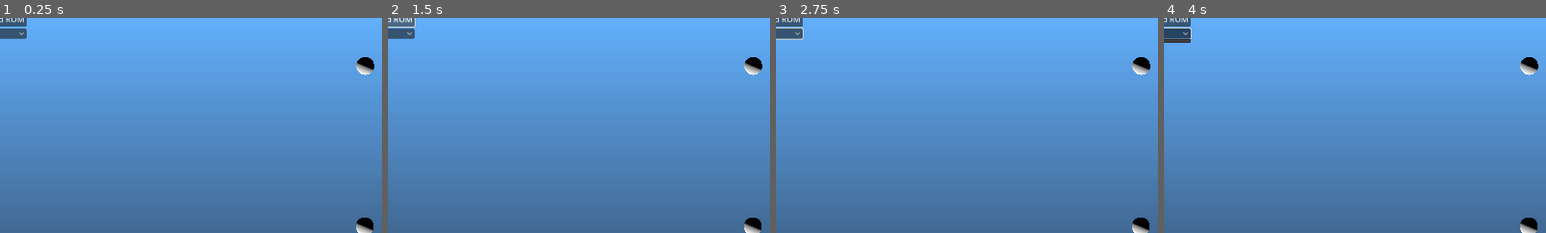
Above: before the commit, frames 1-4 (left to right).
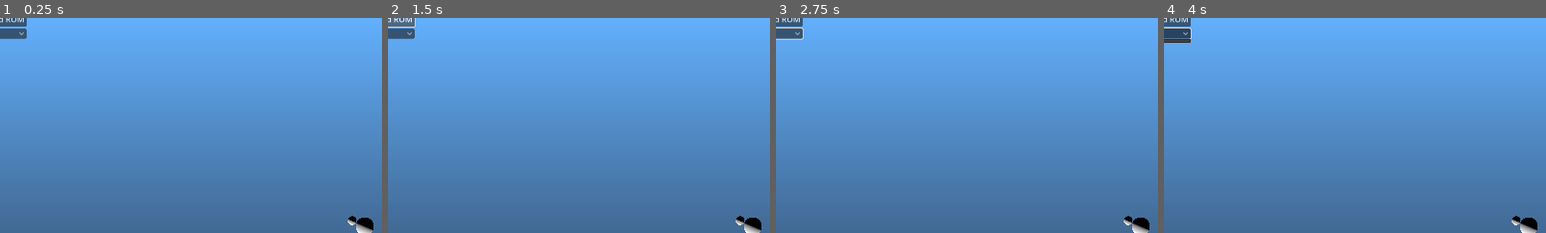
Above: after the commit, the same moments.

Repository: mrgudenheim/TacticsEngineG
Game: Godot game, scene res://src/map_viewer.tscn
The game is run twice, just before and just after one commit, with the same random seed, the same clock (stepped at 60 frames per second) and the same inputs.
Inputs (mouse positions are % of the whole screen's width and height, from its top left):
- Up to frame 1 (0.25 s): no input
- Up to frame 2 (1.5 s): click (3, 5) at 0.5 s; click "Load ROM" at 1.25 s
- Up to frame 3 (2.75 s): move the mouse to (72, 45) at 2.02 s; hold D from 2.03 s (still down); tap Down (camera_down) at 2.1 s; click (72, 45) at 2.17 s
- Up to frame 4 (4 s): release D at 2.75 s; tap Enter (ui_accept) at 2.75, 3.5 s; drag from (30, 55) to (45, 70) at 2.77 s; move the mouse to (60, 28) at 3.52 s; hold D from 3.53 s (still down); tap Right (camera_right) at 3.6 s
The pictures show only the part of the screen within x 2-52%, y 2-52%; the shares and areas given below are measured in that part.

The runs differ from the first frame. In frame 1, 0.4% of the frame differs, in the area x 91-98%, y 18-97%; in frame 2, 0.4%; in frame 3, 0.4%; in frame 4, 0.4%.

Commit message:
fixed map collision by moving out of scaled node and applying scale directly to vertices

Diff:
--- a/src/map_viewer.gd
+++ b/src/map_viewer.gd
@@ -31,18 +31,6 @@
 	rom_reader.rom_loaded.connect(on_rom_loaded)
 	map_dropdown.item_selected.connect(on_map_selected)
 
-	var test_vertices: PackedVector3Array = [
-		Vector3(-50, 0, -50),
-		Vector3(-50, 0, 50),
-		Vector3(50, 0, 50),
-		Vector3(-50, 0, -50),
-		Vector3(50, 0, 50),
-		Vector3(50, 0, -50),
-		]
-	var shape_mesh: ConcavePolygonShape3D = ConcavePolygonShape3D.new()
-	shape_mesh.set_faces(test_vertices)
-	test_collision_shape.shape = shape_mesh
-
 func on_rom_loaded() -> void:
 	push_warning("on rom loaded")
 
@@ -74,7 +62,13 @@
 	texture_viewer.texture = map_data.albedo_texture
 	map_mesh.mesh = map_data.mesh
 	map_mesh.scale = SCALE * Vector3.ONE
-	map_collision_shape.shape.set_faces(map_mesh.mesh.get_faces())
+
+	var shape_mesh: ConcavePolygonShape3D = ConcavePolygonShape3D.new()
+	var vertices: PackedVector3Array = map_mesh.mesh.get_faces().duplicate()
+	for i: int in vertices.size():
+		vertices[i] = vertices[i] * SCALE
+	shape_mesh.set_faces(vertices)
+	map_collision_shape.shape = shape_mesh
 
 	if quad_mirror:
 		map_mesh2.mesh = map_mesh.mesh
@@ -100,7 +94,7 @@
 	push_warning("Map_created")
 
 	push_warning(middle_position)
-	unit.global_position = middle_position + Vector3(0, 1, 0)
+	unit.global_position = middle_position + Vector3(-0.25, 0, 0)
 	unit.linear_velocity = Vector3.ZERO
 
 	unit.freeze = false
--- a/src/map_viewer.tscn
+++ b/src/map_viewer.tscn
@@ -20,12 +20,20 @@
 radius = 0.25
 height = 0.5
 
+[sub_resource type="StandardMaterial3D" id="StandardMaterial3D_h85aw"]
+
+[sub_resource type="CapsuleMesh" id="CapsuleMesh_46deq"]
+material = SubResource("StandardMaterial3D_h85aw")
+radius = 0.25
+height = 0.5
+
 [sub_resource type="StandardMaterial3D" id="StandardMaterial3D_owd5a"]
 
 [sub_resource type="SphereMesh" id="SphereMesh_qc6ji"]
 material = SubResource("StandardMaterial3D_owd5a")
 
 [sub_resource type="ConcavePolygonShape3D" id="ConcavePolygonShape3D_vqavv"]
+backface_collision = true
 
 [sub_resource type="ConcavePolygonShape3D" id="ConcavePolygonShape3D_3wu6a"]
 
@@ -57,12 +65,12 @@
 map_mesh2 = NodePath("Map2")
 map_mesh3 = NodePath("Map3")
 map_mesh4 = NodePath("Map4")
-map_collision_shape = NodePath("Map/StaticBody3D/CollisionShape3D")
+map_collision_shape = NodePath("StaticBody3D2/CollisionShape3D")
 map_collision_shape2 = NodePath("Map2/StaticBody3D/CollisionShape3D")
 map_collision_shape3 = NodePath("Map3/StaticBody3D/CollisionShape3D")
 map_collision_shape4 = NodePath("Map4/StaticBody3D/CollisionShape3D")
 unit = NodePath("CameraController/Unit/RigidBody3D")
-test_collision_shape = NodePath("StaticBody3D/CollisionShape3D")
+test_collision_shape = NodePath("TestQuadStaticBody3D/CollisionShape3D")
 
 [node name="WorldEnvironment" type="WorldEnvironment" parent="."]
 environment = SubResource("Environment_njvnp")
@@ -99,7 +107,7 @@
 [node name="Unit" type="Node3D" parent="CameraController"]
 
 [node name="RigidBody3D" type="RigidBody3D" parent="CameraController/Unit"]
-transform = Transform3D(1, 0, 0, 0, 1, 0, 0, 0, 1, 0.007, 5, -0.009)
+transform = Transform3D(1, 0, 0, 0, 1, 0, 0, 0, 1, -0.5, 0, 0)
 freeze = true
 continuous_cd = true
 
@@ -110,7 +118,7 @@
 
 [node name="UnitReferenceSphere" type="MeshInstance3D" parent="CameraController/Unit/RigidBody3D"]
 transform = Transform3D(0.5, 0, 0, 0, 0.5, -1.49012e-08, 0, -1.49012e-08, 0.5, 0, 0, 0)
-mesh = SubResource("SphereMesh_qc6ji")
+mesh = SubResource("CapsuleMesh_46deq")
 skeleton = NodePath("../../..")
 
 [node name="ReferenceSphere" type="MeshInstance3D" parent="CameraController/Unit"]
@@ -132,17 +140,18 @@
 pixel_size = 0.05
 texture_filter = 0
 
+[node name="StaticBody3D2" type="StaticBody3D" parent="."]
+transform = Transform3D(1, -8.74228e-08, -8.74228e-08, -8.74228e-08, -1, 0, -8.74228e-08, 7.64274e-15, -1, 0, 0, 0)
+
+[node name="CollisionShape3D" type="CollisionShape3D" parent="StaticBody3D2"]
+shape = SubResource("ConcavePolygonShape3D_vqavv")
+
 [node name="Map" type="MeshInstance3D" parent="."]
 transform = Transform3D(1, -8.74228e-08, -8.74228e-08, -8.74228e-08, -1, 0, -8.74228e-08, 7.64274e-15, -1, 0, 0, 0)
 
-[node name="StaticBody3D" type="StaticBody3D" parent="Map"]
-transform = Transform3D(1, -8.74228e-08, -8.74228e-08, -8.74228e-08, -1, 7.64275e-15, -8.74228e-08, 5.0822e-21, -1, 0, 0, 0)
-
-[node name="CollisionShape3D" type="CollisionShape3D" parent="Map/StaticBody3D"]
-shape = SubResource("ConcavePolygonShape3D_vqavv")
-
 [node name="Map2" type="MeshInstance3D" parent="."]
 transform = Transform3D(1, -8.74228e-08, -8.74228e-08, -8.74228e-08, -1, 0, -8.74228e-08, 7.64274e-15, -1, 0, 0, 0)
+visible = false
 
 [node name="StaticBody3D" type="StaticBody3D" parent="Map2"]
 transform = Transform3D(1, -4.443e-28, 0, -6.6815e-22, 1, -7.64275e-15, 0, 7.64274e-15, 1, 0, 0, 0)
@@ -152,6 +161,7 @@
 
 [node name="Map3" type="MeshInstance3D" parent="."]
 transform = Transform3D(1, -8.74228e-08, -8.74228e-08, -8.74228e-08, -1, 0, -8.74228e-08, 7.64274e-15, -1, 0, 0, 0)
+visible = false
 
 [node name="StaticBody3D" type="StaticBody3D" parent="Map3"]
 transform = Transform3D(1, -8.74228e-08, -8.74228e-08, -8.74228e-08, -1, 7.64275e-15, -8.74228e-08, 5.0822e-21, -1, 0, 0, 0)
@@ -161,6 +171,7 @@
 
 [node name="Map4" type="MeshInstance3D" parent="."]
 transform = Transform3D(1, -8.74228e-08, -8.74228e-08, -8.74228e-08, -1, 0, -8.74228e-08, 7.64274e-15, -1, 0, 0, 0)
+visible = false
 
 [node name="StaticBody3D" type="StaticBody3D" parent="Map4"]
 transform = Transform3D(1, -8.74228e-08, -8.74228e-08, -8.74228e-08, -1, 7.64275e-15, -8.74228e-08, 5.0822e-21, -1, 0, 0, 0)
@@ -180,8 +191,8 @@
 visible = false
 mesh = SubResource("QuadMesh_foefj")
 
-[node name="StaticBody3D" type="StaticBody3D" parent="."]
+[node name="TestQuadStaticBody3D" type="StaticBody3D" parent="."]
 transform = Transform3D(1, 0, 0, 0, 1, 0, 0, 0, 1, 0, 0.5, 0)
 
-[node name="CollisionShape3D" type="CollisionShape3D" parent="StaticBody3D"]
+[node name="CollisionShape3D" type="CollisionShape3D" parent="TestQuadStaticBody3D"]
 shape = SubResource("BoxShape3D_pwjms")
Not shown: 1 places in src/map_viewer.tscn that only renumber resources
